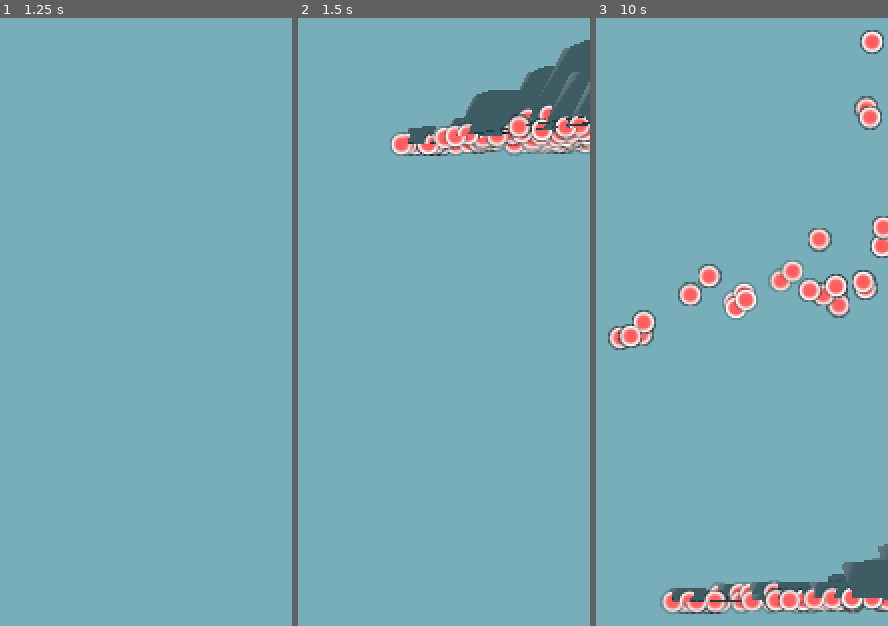
Above: before the commit, frames 1-3 (left to right).
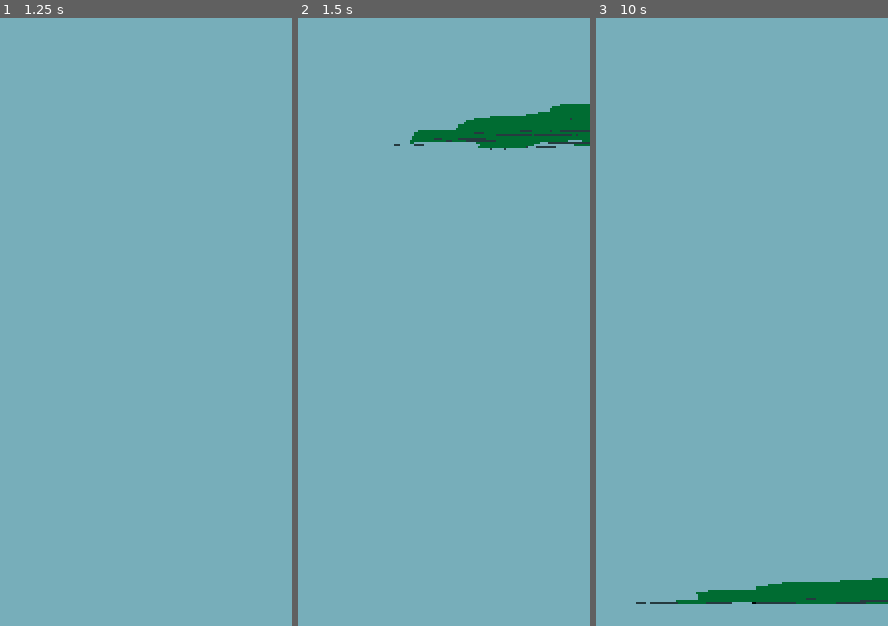
Above: after the commit, the same moments.

Repository: hidude562/CityMotor
Game: Godot game, scene res://scenes/city.tscn
Same seed, same stepped clock (60 frames per second), same inputs: the game is played once before the commit and once after it.
Inputs (mouse positions are in pixels of both pictures, inside the frame that each line leads up to):
- Up to frame 1 (1.25 s): tap Enter at 0.5 s; move the mouse to (outside the picture) at 0.52 s; hold W from 0.53 s (still down); tap Q at 0.6 s; tap Space at 0.77 s
- Up to frame 2 (1.5 s): release W at 1.25 s; tap Space at 1.25 s; drag from (outside the picture) to (outside the picture) at 1.27 s
- Up to frame 3 (10 s): tap Enter at 2, 3.5 s; move the mouse to (outside the picture) at 2.02 s; hold W 2.03-2.78 s; tap Shift at 2.1, 5.85, 9.6 s; tap Space at 2.75, 3.02, 3.77, 4.25, 6.02, 6.77, 7.52, 9.77 s; move the mouse to (outside the picture) at 2.77 s; hold A 2.78-3.53 s; tap Alt at 2.85, 6.6 s; move the mouse to (outside the picture) at 3.52 s; hold W 3.53-4.25 s; tap Tab at 3.6, 7.35 s; drag from (outside the picture) to (outside the picture) at 4.27 s; move the mouse to (outside the picture) at 5.02 s; hold W 5.03-5.78 s; tap E at 5.1 s; move the mouse to (outside the picture) at 5.77 s; hold D 5.78-7.28 s; move the mouse to (outside the picture) at 6.52 s; move the mouse to (outside the picture) at 7.27 s; hold W 7.28-8.03 s; move the mouse to (outside the picture) at 8.02 s; hold S 8.03-8.75 s; tap Q at 8.1 s; drag from (outside the picture) to (outside the picture) at 8.77 s; move the mouse to (outside the picture) at 9.52 s; hold W from 9.53 s (still down); click (outside the picture) at 9.67 s

Frame 1 is identical in both runs. In frame 2, 6.8% of the frame differs, in the area x 31-100%, y 3-23%; in frame 3, 9.3%, in the area x 4-100%, y 1-99%.
Error in both runs: Invalid access to property or key 'currentDirectory' on a base object of type 'Node3D (cityGen.gd)'. (res://scripts/CharacterBody3D.gd:91)

Commit message:
Improve city falloff

Diff:
--- a/project/scripts/Level.gd
+++ b/project/scripts/Level.gd
@@ -11,7 +11,7 @@
 	var map = Globals.currentCity
 
 	if Globals.currentCity == null:
-		map = get_node("/root/root").City.new(50, 50, -1)
+		map = get_node("/root/root").City.new(75, 75, -1)
 		Globals.currentCity = map
 	map.debugDrawMap()
 
@@ -55,7 +55,7 @@
 				add_child(instance)
 				instance.global_position = Vector3(i, 0, j)
 			elif map.tiles[j][i].tile == 2 and map.tiles[j][i].sourceTile:
-				var scene = procedualBuildingHQ
+				var scene = procedualBuilding
 				var instance = scene.instantiate()
 				add_child(instance)
 				instance.global_position = Vector3(i, 0, j)
--- a/project/scripts/cityGen.gd
+++ b/project/scripts/cityGen.gd
@@ -67,8 +67,11 @@
 	var singlePopulusProbability = 5
 	var singlePopulusMultiplier = 2.5
 
-
-	func _init(x,y,orientation,tiles, subdivision=1, sectorType=0, startingPopulus=15.0, singlePopulusModifier=1.0):
+	var forkFalloff = 1.1
+	var selfRoadFalloff = 1.1
+
+
+	func _init(x,y,orientation,tiles, subdivision=1, sectorType=0, startingPopulus=25.0, singlePopulusModifier=1.0):
 		self.x = x
 		self.y = y
 		self.orientation = orientation
@@ -102,7 +105,7 @@
 		if(randi()%singlePopulusProbability == 0):
 			singlePopulusMultiplier=self.singlePopulusMultiplier
 		var newRoadBuilder = RoadBuilder.new(x, y, orientation, tiles, subdivision+1, forkSectorType, startingPopulus * populusMultiplier, singlePopulusMultiplier)
-		newRoadBuilder.move()
+		#newRoadBuilder.move()
 		return newRoadBuilder
 
 
@@ -141,22 +144,22 @@
 			y+=1
 
 	func getRandomIfOffbranch():
-		var probabilityOf3Size = 2
-		var probabilityOf5Size = 4
-		var probabilityOf7Size = 8
+		var probabilityOf3Size = 25 / populus
+		var probabilityOf5Size = 1
+		var probabilityOf7Size = 1
 
 		if(totalIterations < 3):
 			pass
-		elif(totalIterations < 4):
+		elif(totalIterations == 4):
 			if(randf_range(0,probabilityOf3Size) < 1.0):
 				return true
-		elif(totalIterations < 6):
+		elif(totalIterations == 8):
 			if(randf_range(0,probabilityOf5Size) < 1.0):
 				return true
-		elif(totalIterations < 8):
+		elif(totalIterations == 12):
 			if(randf_range(0,probabilityOf7Size) < 1.0):
 				return true
-		elif(totalIterations == 10):
+		elif(totalIterations == 16):
 			return true
 		return false
 
@@ -164,6 +167,8 @@
 		totalIterations+=1
 
 		var countedRoadType = countRoadType()
+		move()
+
 
 		#print(tiles.inBounds(x,y))
 		if(tiles.inBounds(x,y) and tiles.getTile(x,y).tile==0 and countedRoadType < 5):
@@ -203,7 +208,8 @@
 						break
 			markSelfForDeletion()
 
-		move()
+		populus/=selfRoadFalloff
+		startingPopulus/=forkFalloff
 		return []
 
 
@@ -565,10 +571,10 @@
 	func generateRoads():
 		var roadBuilders = [
 			RoadBuilder.new(int(mapX/2),int(mapY/2),0, self),
-			RoadBuilder.new(int(mapX/2)-1,int(mapY/2),2, self),
-
-			RoadBuilder.new(int(mapX/2),int(mapY/2)+1,1, self),
-			RoadBuilder.new(int(mapX/2),int(mapY/2)-1,3, self)
+			RoadBuilder.new(int(mapX/2),int(mapY/2),2, self),
+
+			RoadBuilder.new(int(mapX/2),int(mapY/2),1, self),
+			RoadBuilder.new(int(mapX/2),int(mapY/2),3, self)
 		]
 
 		var roadBuildingIter = 0
@@ -579,6 +585,8 @@
 				if(len(forks) > 0):
 					roadBuilders += forks
 
+			#print(debugDrawMap())
+
 			var i = 0
 			while i < len(roadBuilders):
 				if(roadBuilders[i].delete):
--- a/project/scripts/procedualBuildingHQ.gd
+++ b/project/scripts/procedualBuildingHQ.gd
@@ -185,7 +185,7 @@
 
 	if(height > 3):
 		ruleset = 0
-	elif(height>1.8):
+	elif(height>1):
 		ruleset = 1
 	else:
 		if sector == 0:
